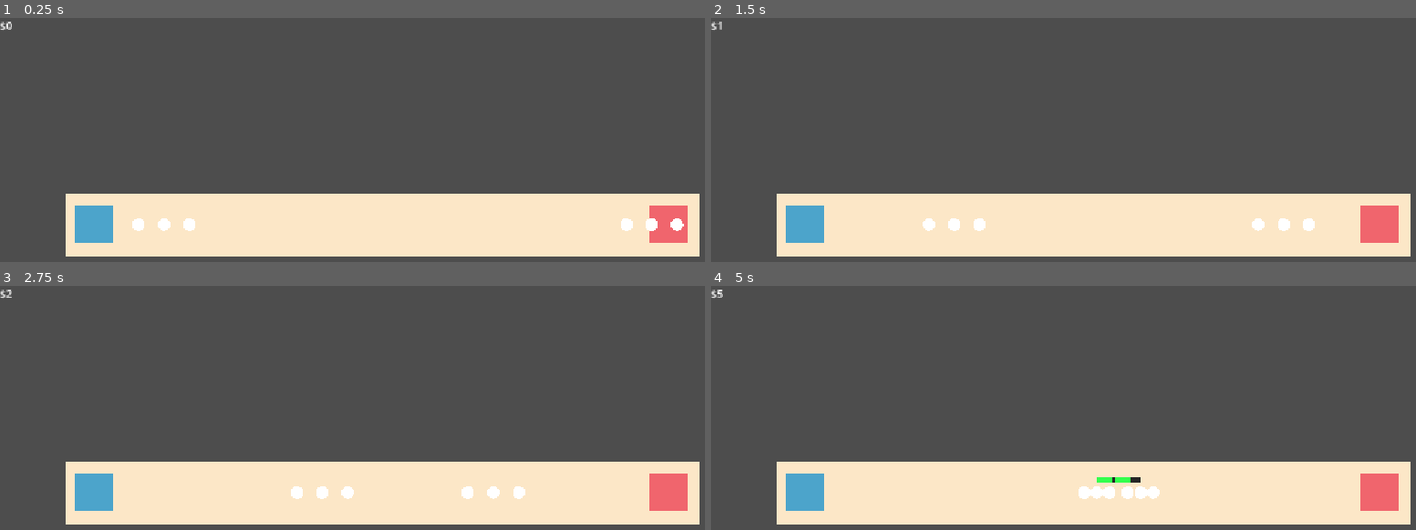
Above: before the commit, frames 1-4 (two rows, left to right).
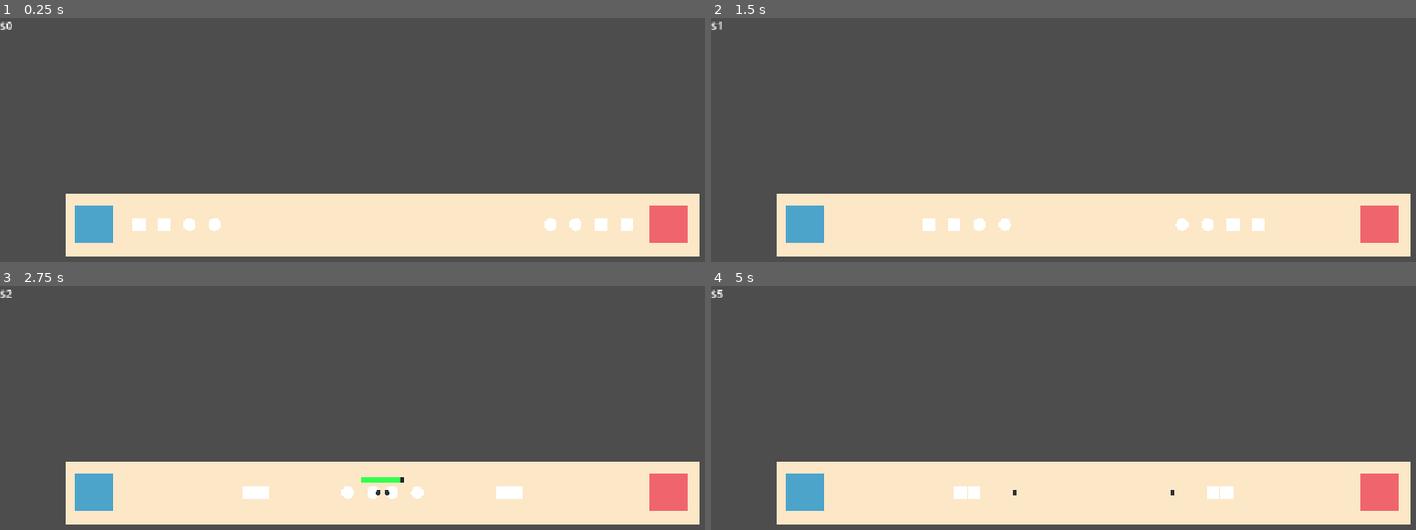
Above: after the commit, the same moments.

Repository: AlexJMohr/waves-lanes-game
Game: Godot game, scene res://main.tscn
Same seed, same stepped clock (60 frames per second), same inputs: the game is played once before the commit and once after it.
Inputs:
- Up to frame 1 (0.25 s): no input
- Up to frame 2 (1.5 s): no input
- Up to frame 3 (2.75 s): no input
- Up to frame 4 (5 s): no input

The runs differ from the first frame. In frame 1, 0.5% of the frame differs, in the area x 18-98%, y 82-88%; in frame 2, 0.5%; in frame 3, 1.0%; in frame 4, 1.0%, in the area x 34-75%, y 78-88%.

Commit message:
Add ranged Unit and Projectile with team-based collision layers (#4)

Diff:
--- a/health_bar.gd
+++ b/health_bar.gd
@@ -12,12 +12,10 @@
 
 
 func _draw() -> void:
-	if health >= max_health and not Engine.is_editor_hint():
-		return
-
-	var x_offset = -width / 2.0
-	# background bar
-	draw_rect(Rect2(x_offset, y_offset, width, height), Color(0.15, 0.15, 0.15))
-	# fill proportional to remaining health
-	var ratio := clampf(float(health) / max_health, 0.0, 1.0)
-	draw_rect(Rect2(x_offset, y_offset, width * ratio, height), Color(0.2, 1.0, 0.3))
+	if health < max_health or Engine.is_editor_hint():
+		var x_offset = -width / 2.0
+		# background bar
+		draw_rect(Rect2(x_offset, y_offset, width, height), Color(0.15, 0.15, 0.15))
+		# fill proportional to remaining health
+		var ratio := clampf(float(health) / max_health, 0.0, 1.0)
+		draw_rect(Rect2(x_offset, y_offset, width * ratio, height), Color(0.2, 1.0, 0.3))
--- a/lane.gd
+++ b/lane.gd
@@ -1,17 +1,21 @@
 extends Node2D
 
 const UNIT_SCENE := preload("res://unit.tscn")
+const RANGED_UNIT_SCENE := preload("res://ranged_unit.tscn")
 
 
 # TEMPORARY: spawns test units. Delete this once the real buy/spawn flow exists.
 func _ready() -> void:
-	_spawn(Unit.Team.PLAYER, $PlayerSpawn.position, 3)
-	_spawn(Unit.Team.ENEMY, $EnemySpawn.position, 3)
+	_spawn(RANGED_UNIT_SCENE, Unit.Team.PLAYER, $PlayerSpawn.position, 2, 0)
+	_spawn(UNIT_SCENE, Unit.Team.PLAYER, $PlayerSpawn.position, 2, 2)
+	_spawn(RANGED_UNIT_SCENE, Unit.Team.ENEMY, $EnemySpawn.position, 2, 0)
+	_spawn(UNIT_SCENE, Unit.Team.ENEMY, $EnemySpawn.position, 2, 2)
 
 
-func _spawn(team: Unit.Team, pos: Vector2, count: int) -> void:
+func _spawn(scene: PackedScene, team: Unit.Team, pos: Vector2, count: int, start_index: int = 0) -> void:
+	var facing := 1 if team == Unit.Team.PLAYER else -1
 	for i in count:
-		var unit := UNIT_SCENE.instantiate()
+		var unit := scene.instantiate()
 		unit.team = team
-		unit.position = pos + Vector2(i * 40, 0)
+		unit.position = pos + Vector2((start_index + i) * 40 * facing, 0)
 		add_child(unit)
--- a/project.godot
+++ b/project.godot
@@ -24,6 +24,11 @@
 window/stretch/mode="canvas_items"
 window/stretch/aspect="expand"
 
+[layer_names]
+
+2d_physics/layer_1="player"
+2d_physics/layer_2="enemy"
+
 [physics]
 
 3d/physics_engine="Jolt Physics"
--- /dev/null
+++ b/projectile.gd
@@ -0,0 +1,33 @@
+extends Area2D
+
+@export var speed: float = 250.0
+@export var damage: int = 10
+@export var max_distance: float = 1000.0
+var direction: int = 1
+@export var team: Unit.Team:
+	set(val):
+		team = val
+		direction = 1 if team == Unit.Team.PLAYER else -1
+
+var _distance_traveled: float = 0.0
+
+
+func _ready() -> void:
+	body_entered.connect(_on_body_entered)
+	collision_layer = 0
+	collision_mask = Unit.ENEMY_LAYER if team == Unit.Team.PLAYER else Unit.PLAYER_LAYER
+
+
+func _physics_process(delta: float) -> void:
+	var step := speed * delta
+	position.x += direction * step
+	_distance_traveled += step
+	if _distance_traveled >= max_distance:
+		queue_free()
+
+
+func _on_body_entered(body: Node2D):
+	var unit := body as Unit
+	if unit != null: # collision mask checks team
+		unit.take_damage(damage)
+		queue_free()
--- /dev/null
+++ b/projectile.tscn
@@ -0,0 +1,16 @@
+[gd_scene format=3 uid="uid://bmn051luas6ur"]
+
+[ext_resource type="Script" uid="uid://n7jrqokj70r5" path="res://projectile.gd" id="1_a85iw"]
+
+[sub_resource type="CircleShape2D" id="CircleShape2D_htucp"]
+radius = 4.0
+
+[node name="Projectile" type="Area2D" unique_id=1511717365]
+script = ExtResource("1_a85iw")
+
+[node name="CollisionShape2D" type="CollisionShape2D" parent="." unique_id=2045851770]
+shape = SubResource("CircleShape2D_htucp")
+
+[node name="Polygon2D" type="Polygon2D" parent="." unique_id=285301771]
+color = Color(0.1781303, 0.19776022, 0.22856945, 1)
+polygon = PackedVector2Array(0, -4, 2, -3.6, 3.6, -2, 4, 0, 3.6, 2, 2, 3.6, 0, 4, -2, 3.6, -3.6, 2, -4, 0, -3.6, -2, -2, -3.6)
--- /dev/null
+++ b/ranged_unit.gd
@@ -0,0 +1,14 @@
+extends Unit
+
+const PROJECTILE_SCENE := preload("res://projectile.tscn")
+
+
+func _attack(_enemy: Unit) -> void:
+	var projectile := PROJECTILE_SCENE.instantiate()
+	projectile.team = team
+	projectile.damage = damage
+	# start the projectile slightly in front of the unit
+	var facing := 1 if team == Team.PLAYER else -1
+	projectile.position = position + Vector2(facing * 20, 0)
+	# parent the projectile to the Lane
+	get_parent().add_child(projectile)
--- /dev/null
+++ b/ranged_unit.tscn
@@ -0,0 +1,11 @@
+[gd_scene format=3 uid="uid://kkdbe353mrxr"]
+
+[ext_resource type="PackedScene" uid="uid://tuget0rdykhb" path="res://unit.tscn" id="1_adcr4"]
+[ext_resource type="Script" uid="uid://6rxc4jgg3lnq" path="res://ranged_unit.gd" id="2_gam6v"]
+
+[node name="RangedUnit" unique_id=213089700 instance=ExtResource("1_adcr4")]
+script = ExtResource("2_gam6v")
+attack_range = 300.0
+
+[node name="Polygon2D" parent="." index="1"]
+polygon = PackedVector2Array(-10, -10, 10, -10, 10, 10, -10, 10)
--- a/unit.gd
+++ b/unit.gd
@@ -17,11 +17,16 @@
 var health: int = max_health
 var attack_accumulator: float = attack_cooldown
 
+const PLAYER_LAYER := 1
+const ENEMY_LAYER := 2
+
 
 func _ready() -> void:
 	add_to_group("player_units" if team == Team.PLAYER else "enemy_units")
 	$HealthBar.max_health = max_health
 	$HealthBar.health = health
+	collision_layer = PLAYER_LAYER if team == Team.PLAYER else ENEMY_LAYER
+	collision_mask = PLAYER_LAYER | ENEMY_LAYER
 
 
 func _physics_process(delta: float) -> void:
@@ -31,12 +36,16 @@
 	if enemy != null and global_position.distance_to(enemy.global_position) < attack_range:
 		velocity = Vector2.ZERO
 		if attack_accumulator >= attack_cooldown:
-			enemy.take_damage(damage)
+			_attack(enemy)
 			attack_accumulator = 0
 	else:
 		var direction := 1 if team == Team.PLAYER else -1
 		velocity = Vector2(direction * speed, 0)
 	move_and_slide()
+
+
+func _attack(enemy: Unit) -> void:
+	enemy.take_damage(damage)
 
 
 func _get_nearest_enemy() -> Unit:
Not shown, added: projectile.gd.uid
Not shown, added: ranged_unit.gd.uid
